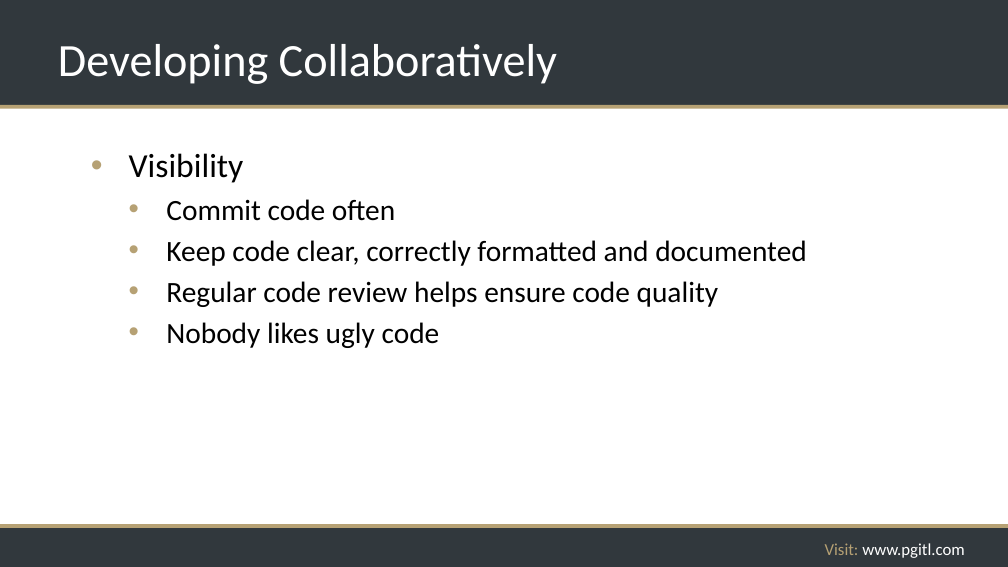
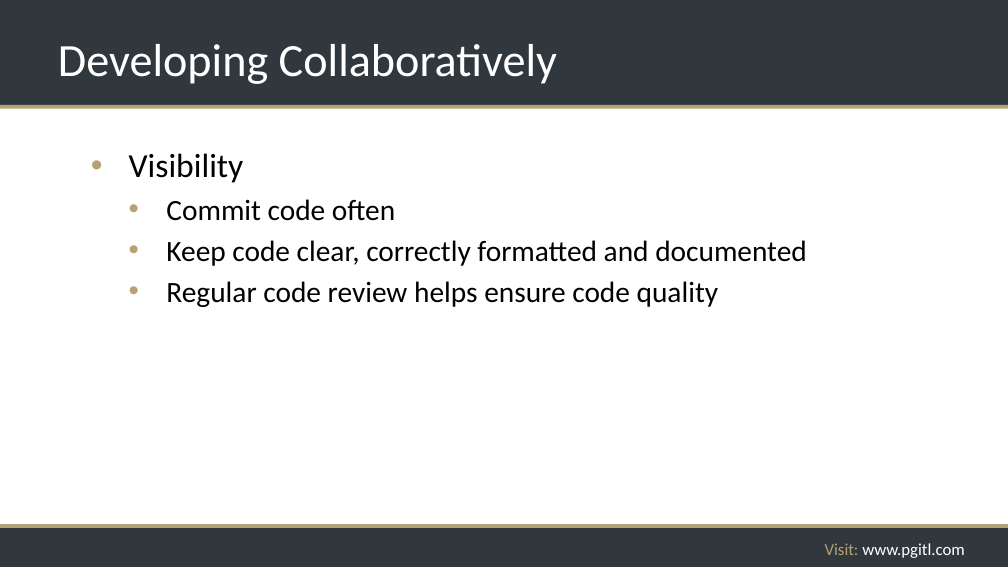
Before and after one commit to rikkouri/project-a, a slide deck: slide 222 of Programming Foundations.pptx. Drawn at 1008x567 pixels with LibreOffice and Linux fonts; fonts in the diff are those of the drawing; background and template pictures are left out. Boxes give left, top, right and bottom in pixels: in the first picture for what was removed or moved away, otherwise in the second. Text is boxed around its words. In the diff, an @@ line names an element or a change of style, - is before the commit and + after.

```diff
--- a/Programming Foundations.pptx
+++ b/Programming Foundations.pptx
@@ text at (x1=166, y1=322, x2=440, y2=348): paragraph removed @@
-  • Nobody likes ugly code
```
Also in this commit, not shown: 6 other slides changed, 18 slides removed.
